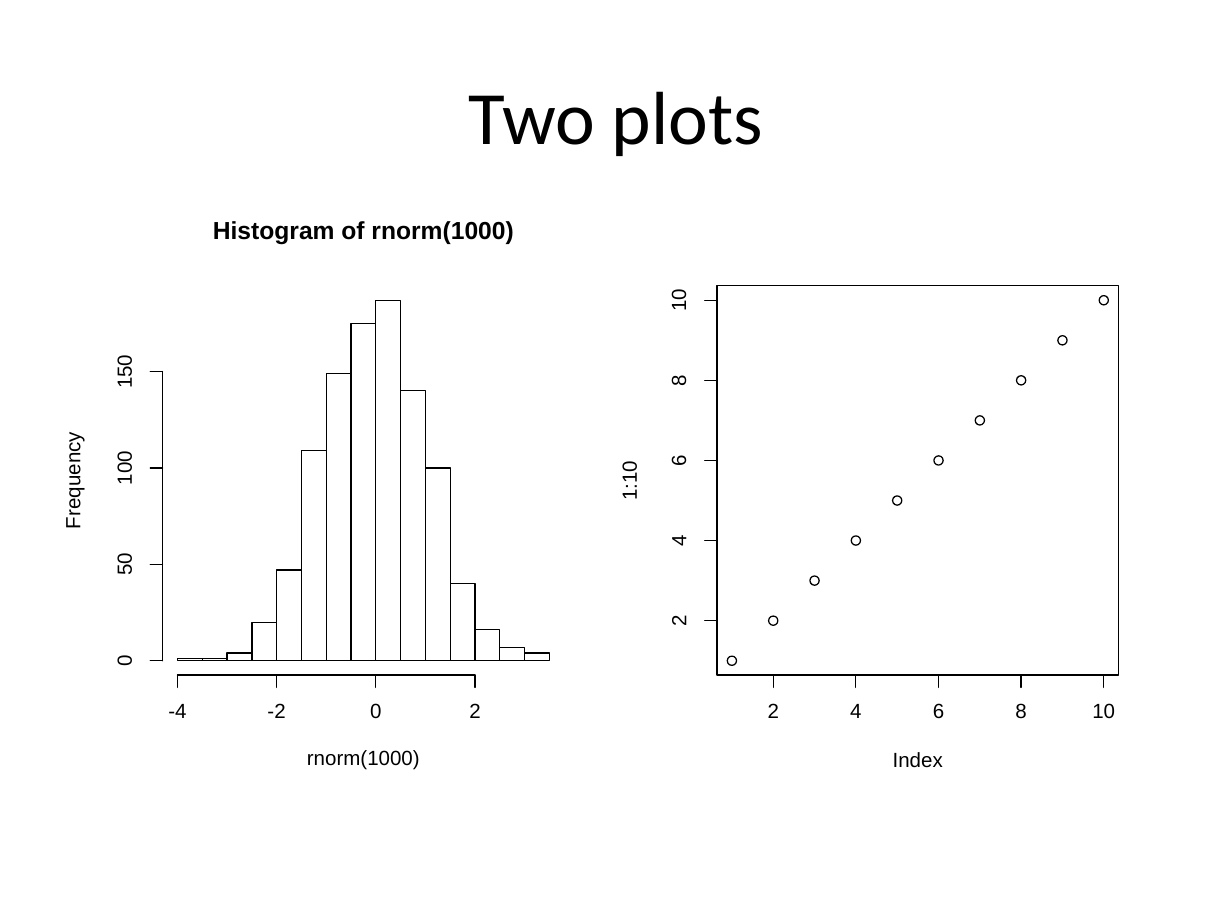
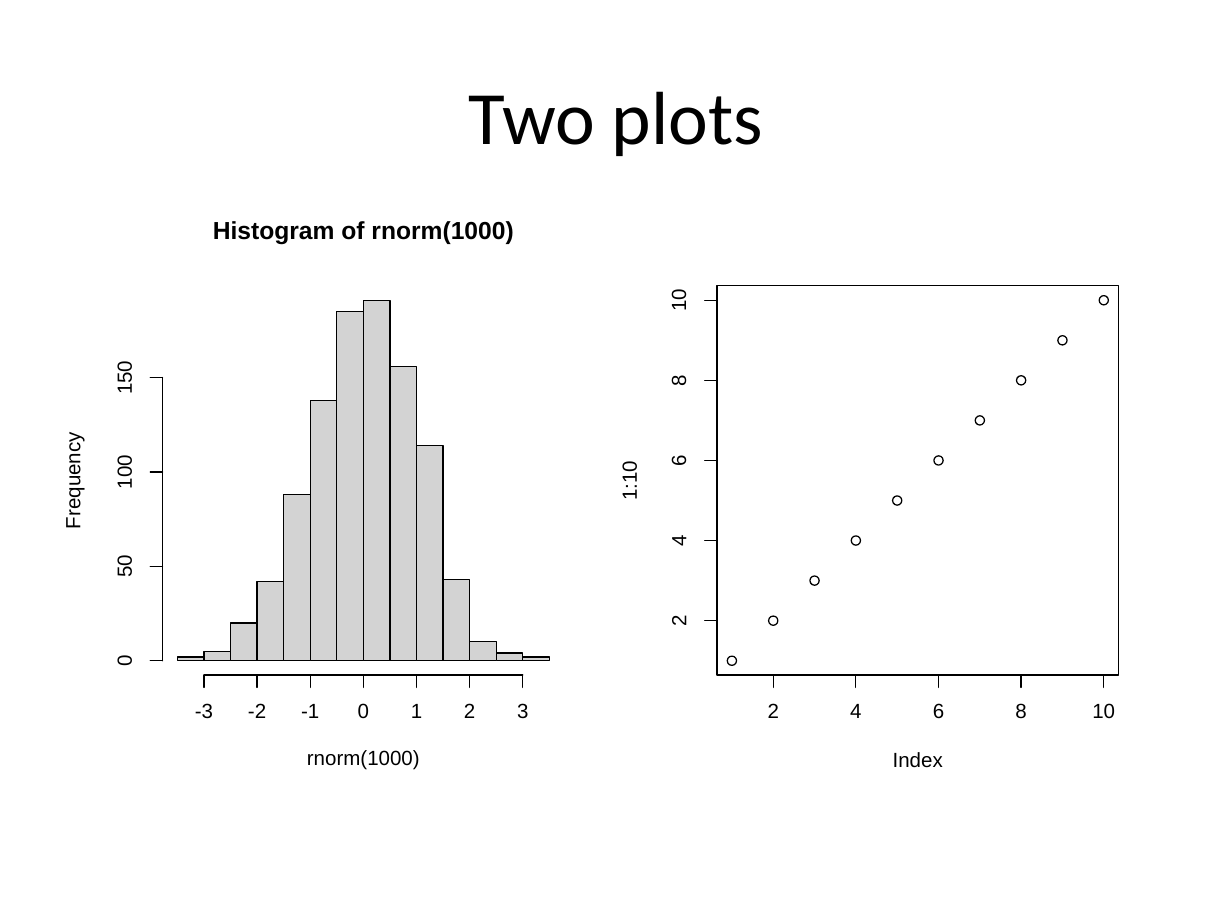
Before and after one commit to cardiomoon/rrtable, a slide deck: slide 12 of inst/doc_examples/sampleData2.pptx. Drawn at 1232x924 pixels with LibreOffice and Linux fonts; fonts in the diff are those of the drawing. Boxes give left, top, right and bottom in pixels: in the first picture for what was removed or moved away, otherwise in the second. Text is boxed around its words. In the diff, an @@ line names an element or a change of style, - is before the commit and + after.

```diff
--- a/inst/doc_examples/sampleData2.pptx
+++ b/inst/doc_examples/sampleData2.pptx
@@ rectangle: place and size @@
-rectangle at bbox=[351, 323, 376, 660]
+rectangle at bbox=[336, 312, 363, 660]
@@ rectangle: place and size @@
-rectangle at bbox=[376, 301, 400, 662]
+rectangle at bbox=[363, 301, 391, 662]
@@ 2 texts, 2 freeform shapes: place and size @@
-2 texts, 2 freeform shapes at bbox=[113, 358, 163, 484]
+2 texts, 2 freeform shapes at bbox=[113, 364, 163, 488]
@@ freeform shape: place and size @@
-freeform shape at bbox=[163, 372, 163, 662]
+freeform shape at bbox=[163, 378, 163, 662]
@@ rectangle: place and size @@
-rectangle at bbox=[400, 391, 425, 660]
+rectangle at bbox=[391, 366, 418, 660]
@@ rectangle: place and size @@
-rectangle at bbox=[326, 373, 351, 660]
+rectangle at bbox=[310, 400, 338, 660]
@@ rectangle: place and size @@
-rectangle at bbox=[425, 468, 450, 660]
+rectangle at bbox=[416, 446, 444, 662]
@@ rectangle: place and size @@
-rectangle at bbox=[302, 451, 326, 662]
+rectangle at bbox=[283, 494, 310, 660]
@@ freeform shape at bbox=[150, 567, 163, 567]: outline redrawn @@
@@ rectangle: place and size @@
-rectangle at bbox=[277, 570, 302, 662]
+rectangle at bbox=[257, 582, 285, 660]
@@ rectangle: place and size @@
-rectangle at bbox=[450, 584, 474, 662]
+rectangle at bbox=[444, 579, 471, 660]
@@ rectangle removed at bbox=[202, 659, 227, 662] @@
@@ 2 rectangles, 1 text, 1 freeform shape: place and size @@
-2 rectangles, 1 text, 1 freeform shape at bbox=[227, 622, 285, 718]
+2 rectangles, 1 text, 1 freeform shape at bbox=[205, 623, 266, 718]
@@ rectangle: place and size @@
-rectangle at bbox=[500, 647, 525, 660]
+rectangle at bbox=[469, 642, 496, 660]
@@ rectangle: place and size @@
-rectangle at bbox=[525, 653, 549, 660]
+rectangle at bbox=[496, 653, 524, 660]
@@ fill none to #D3D3D3 in 14 elements at bbox=[363, 301, 391, 662], bbox=[444, 579, 471, 660], bbox=[336, 312, 363, 660], bbox=[230, 623, 257, 662], bbox=[177, 657, 205, 660], bbox=[496, 653, 524, 660], bbox=[391, 366, 418, 660], bbox=[416, 446, 444, 662], bbox=[205, 652, 232, 662], bbox=[310, 400, 338, 660], bbox=[257, 582, 285, 660], bbox=[469, 642, 496, 660], bbox=[283, 494, 310, 660], bbox=[522, 657, 549, 660] @@
@@ rectangle: place and size @@
-rectangle at bbox=[476, 630, 500, 660]
+rectangle at bbox=[522, 657, 549, 660]
@@ freeform shape: place and size @@
-freeform shape at bbox=[177, 675, 177, 687]
+freeform shape at bbox=[205, 675, 205, 687]
@@ freeform shape: place and size @@
-freeform shape at bbox=[177, 675, 474, 675]
+freeform shape at bbox=[205, 675, 524, 675]
@@ freeform shape: place and size @@
-freeform shape at bbox=[376, 675, 376, 687]
+freeform shape at bbox=[363, 675, 363, 687]
@@ freeform shape: place and size @@
-freeform shape at bbox=[476, 675, 476, 687]
+freeform shape at bbox=[469, 675, 469, 687]
@@ text removed at bbox=[168, 704, 186, 718] @@
--4
@@ text "0": place and size @@
-text "0" at bbox=[370, 703, 381, 719]
+text "0" at bbox=[358, 703, 369, 719]
@@ text "2": place and size @@
-text "2" at bbox=[469, 703, 480, 718]
+text "2" at bbox=[464, 703, 475, 718]
@@ group added at bbox=[195, 675, 528, 719]: 4 texts, 3 freeform shapes @@
+-3
+-1
+1
+3
```
Also in this commit, not shown: 10 other slides changed, 12 other files.
